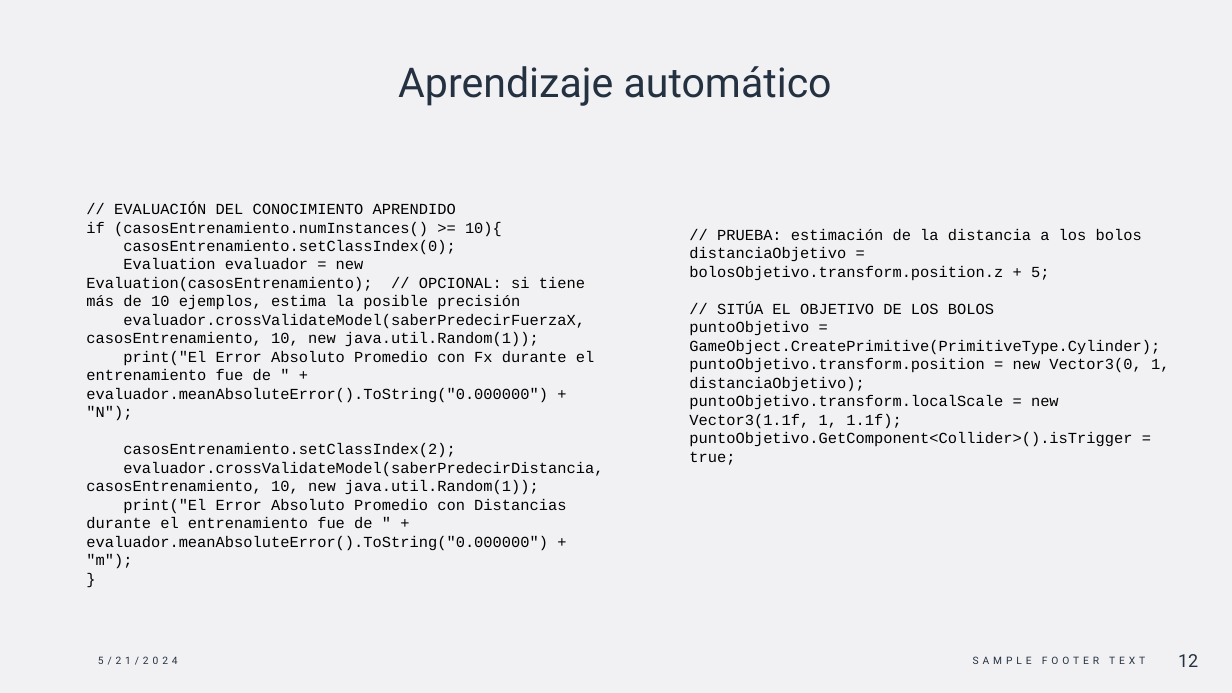
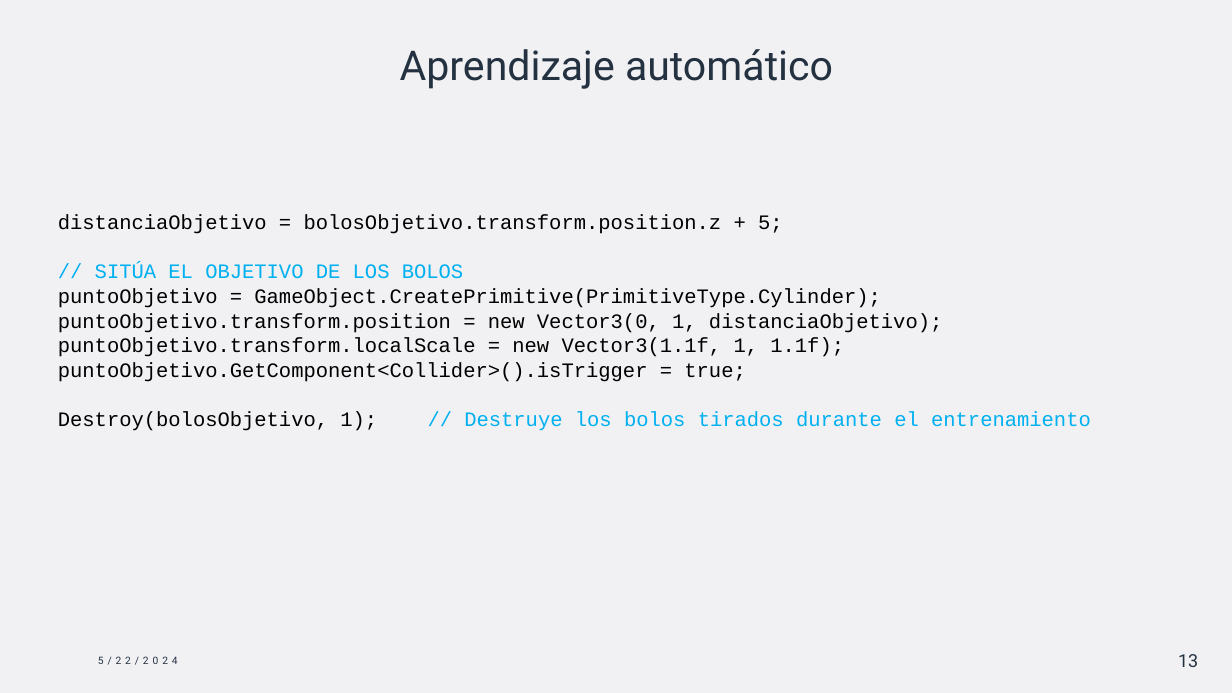
Before and after one commit to ignamarga1/Bowling24, a slide deck: slide 13 of La bolera.pptx (slide 12 before the commit). Drawn at 1232x693 pixels with LibreOffice and Linux fonts; fonts in the diff are those of the drawing. Boxes give left, top, right and bottom in pixels: in the first picture for what was removed or moved away, otherwise in the second. Text is boxed around its words. In the diff, an @@ line names an element or a change of style, - is before the commit and + after.

```diff
--- a/La bolera.pptx
+++ b/La bolera.pptx
@@ title "Aprendizaje automático" moved from (x1=398, y1=66, x2=832, y2=106) to (x1=400, y1=49, x2=833, y2=89) @@
@@ text "distanciaObjetivo = bolosObjetivo.transform.position.z + 5;" moved from (x1=689, y1=229, x2=1169, y2=465) to (x1=58, y1=215, x2=1091, y2=431) @@
@@ text removed at (x1=86, y1=203, x2=603, y2=569) @@
-// EVALUACIÓN DEL CONOCIMIENTO APRENDIDO
-if (casosEntrenamiento.numInstances() >= 10){
-casosEntrenamiento.setClassIndex(0);
-Evaluation evaluador = new Evaluation(casosEntrenamiento); // OPCIONAL: si tiene más de 10 ejemplos, estima la posible precisión
-evaluador.crossValidateModel(saberPredecirFuerzaX, casosEntrenamiento, 10, new java.util.Random(1));
-print("El Error Absoluto Promedio con Fx durante el entrenamiento fue de " + evaluador.meanAbsoluteError().ToString("0.000000") + "N");
-casosEntrenamiento.setClassIndex(2);
-evaluador.crossValidateModel(saberPredecirDistancia, casosEntrenamiento, 10, new java.util.Random(1));
-print("El Error Absoluto Promedio con Distancias durante el entrenamiento fue de " + evaluador.meanAbsoluteError().ToString("0.000000") + "m");
-}
@@ text at (x1=58, y1=215, x2=942, y2=382): size 12 to 16 pt in "distanciaObjetivo = bolosObjetivo.transform.position.z + 5;", "// SITÚA EL OBJETIVO DE LOS BOLOS", "puntoObjetivo = GameObject.CreatePrimitive(PrimitiveType.Cyl ...", "puntoObjetivo.transform.position = new Vector3(0, 1, distanc ..." and 2 more places; text colour #000000 to #00B0F0 in "// SITÚA EL OBJETIVO DE LOS BOLOS" @@
@@ text at (x1=717, y1=229, x2=1142, y2=241): paragraph removed @@
-// PRUEBA: estimación de la distancia a los bolos
@@ text at (x1=58, y1=412, x2=1091, y2=431): paragraph added @@
+Destroy(bolosObjetivo, 1); // Destruye los bolos tirados durante el entrenamiento
@@ text at (x1=98, y1=656, x2=178, y2=665): text changed @@
-5/21/2024
+5/22/2024
@@ text removed at (x1=973, y1=656, x2=1145, y2=664) @@
-SAMPLE FOOTER TEXT
@@ page number at (x1=1178, y1=654, x2=1198, y2=667): text changed @@
-12
+13
```
Also in this commit, not shown: 11 other slides changed, 6 slides added, 1 slide removed, 9 other files.
